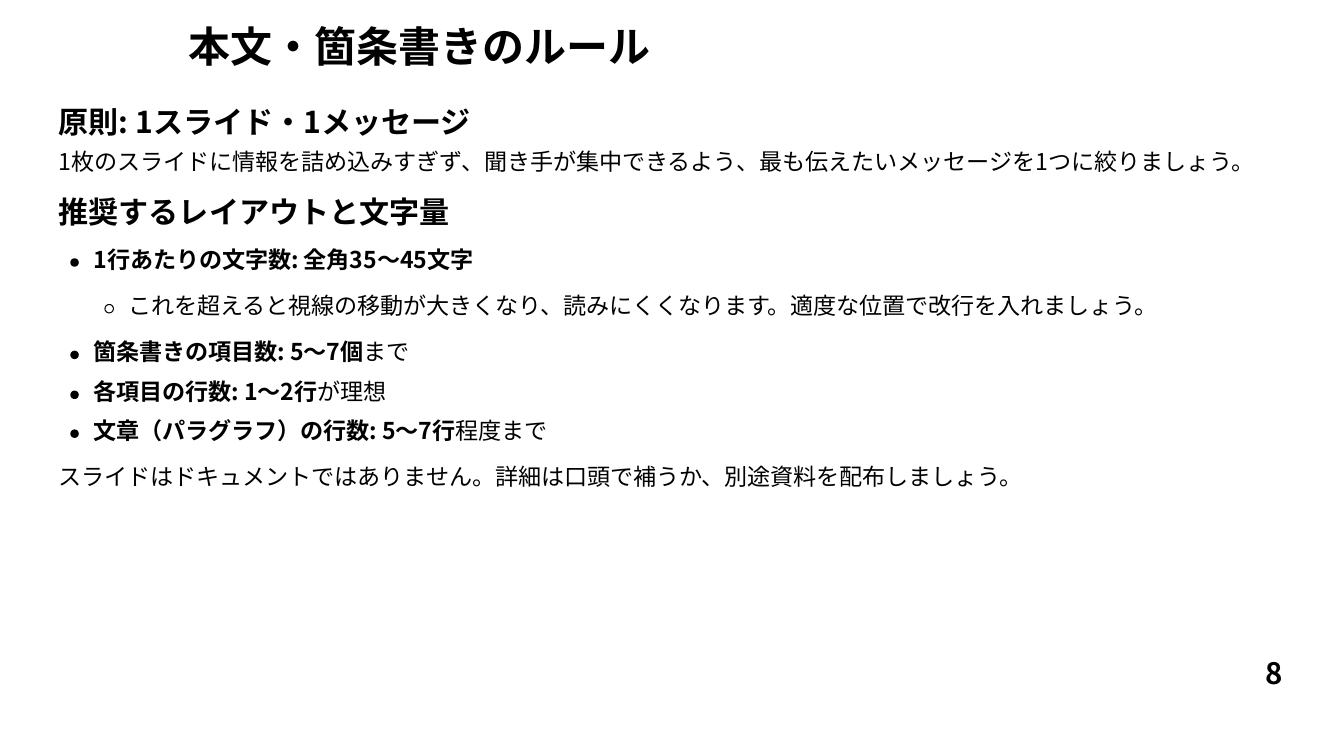
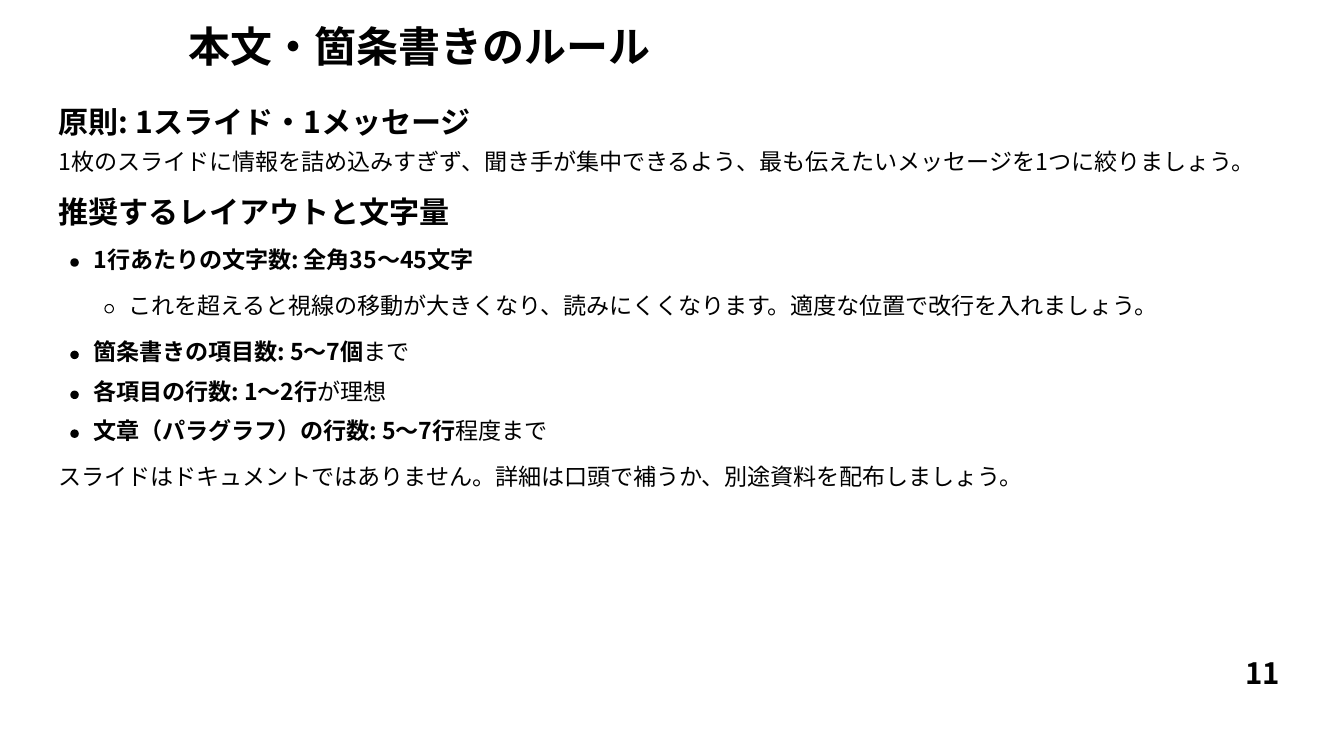
Before and after one commit to sdkn104/misc, a slide deck: slide 11 of Comp/GithubCopilotAgent/Marp/marp.pptx (slide 8 before the commit). Drawn at 1344x756 pixels with LibreOffice and Linux fonts; fonts in the diff are those of the drawing; background and template pictures are left out. Boxes give left, top, right and bottom in pixels: in the first picture for what was removed or moved away, otherwise in the second. Text is boxed around its words. In the diff, an @@ line names an element or a change of style, - is before the commit and + after.

```diff
--- a/Comp/GithubCopilotAgent/Marp/marp.pptx
+++ b/Comp/GithubCopilotAgent/Marp/marp.pptx
@@ text added at [1245, 662, 1280, 684], 21 pt, text #000000, bold @@
+11
@@ text removed at [1265, 662, 1282, 685] @@
-8
```
Also in this commit, not shown: 5 other slides changed, 5 slides added, 2 slides removed, 44 other files.
